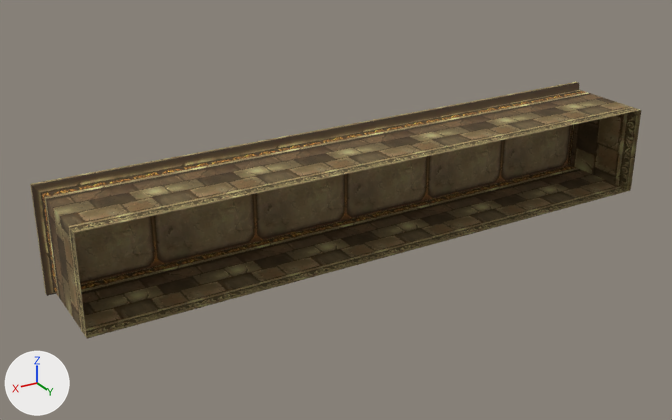
The OBJ model sceneobjs/zhucheng_shinei_321/zhucheng_shinei_321_pingtai_01a.obj as it was, and as the next commit left it.
One viewpoint serves both versions: a 50 mm lens placed at (574.0, 804.0, 419.0), pointed at (44.0, -79.0, -22.0). The axes (+X, +Y, +Z) are drawn at lower left. The lights are the same throughout. Where no turn or scale is listed for an object, it has been applied to the vertices. Vertices at the same position are counted once.

Objects in the first picture: 'zhucheng_shinei_321_pingtai_01a'.
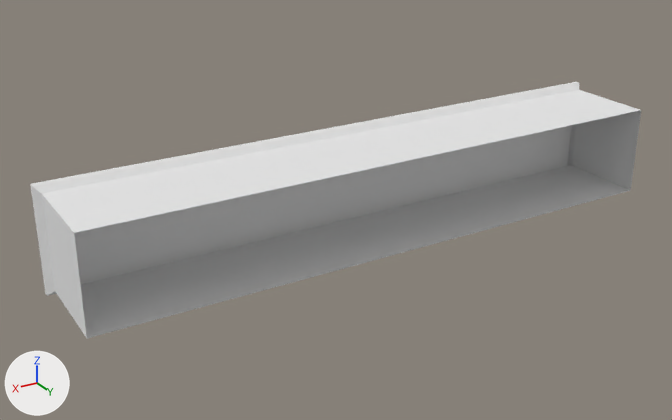
Where the change shows, as pixel boxes [x1, y1, x2, y2] in the pictures (672 x 420 px):
part 1 of me_zhucheng_shinei_321_pingtai_01a, recoloured (brown to white)
    both: [30, 82, 641, 338]
part 2 of me_zhucheng_shinei_321_pingtai_01a, recoloured (brown to grey)
    both: [74, 125, 571, 285]

Patch to the scene script:
```diff
--- a/sceneobjs/zhucheng_shinei_321/zhucheng_shinei_321_pingtai_01a.obj.py
+++ b/sceneobjs/zhucheng_shinei_321/zhucheng_shinei_321_pingtai_01a.obj.py
@@ mat_material_2_1 @@
+mat_material_2_1 = principled_material('material_2')
+mat_material_2_1.base_color = (0.8, 0.8, 0.8)  # white #e7e7e7
+mat_material_2_1.roughness = 1.0
@@ mat_material_1_1 @@
+mat_material_1_1 = principled_material('material_1')
+mat_material_1_1.base_color = (0.8, 0.8, 0.8)  # white #e7e7e7
+mat_material_1_1.roughness = 1.0
@@ me_zhucheng_shinei_321_pingtai_01a @@
 me_zhucheng_shinei_321_pingtai_01a.from_pydata(...)  # 56 vertices, 96 faces; spans x -383.0..383.0, y -128.0..0.0, z -64.0..64.0
 # used by ob_zhucheng_shinei_321_pingtai_01a; location = (0.0, 0.0, 0.0)
+# me_zhucheng_shinei_321_pingtai_01a part 1: all 84 faces that had it switch from mat_material_1 (picture img_zhucheng_shinei_321_pingtai_01_01_png) to mat_material_1_1 (white #e7e7e7)
+# me_zhucheng_shinei_321_pingtai_01a part 2: all 12 faces that had it switch from mat_material_2 (picture img_zhucheng_shinei_321_pingtai_01_02_png) to mat_material_2_1 (white #e7e7e7)
```
